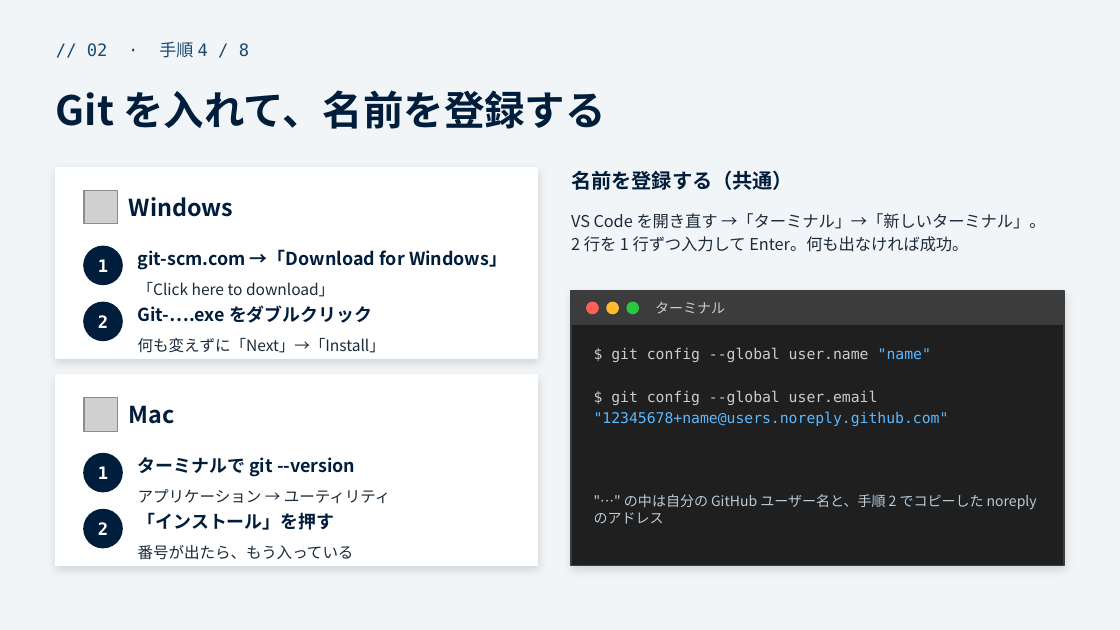
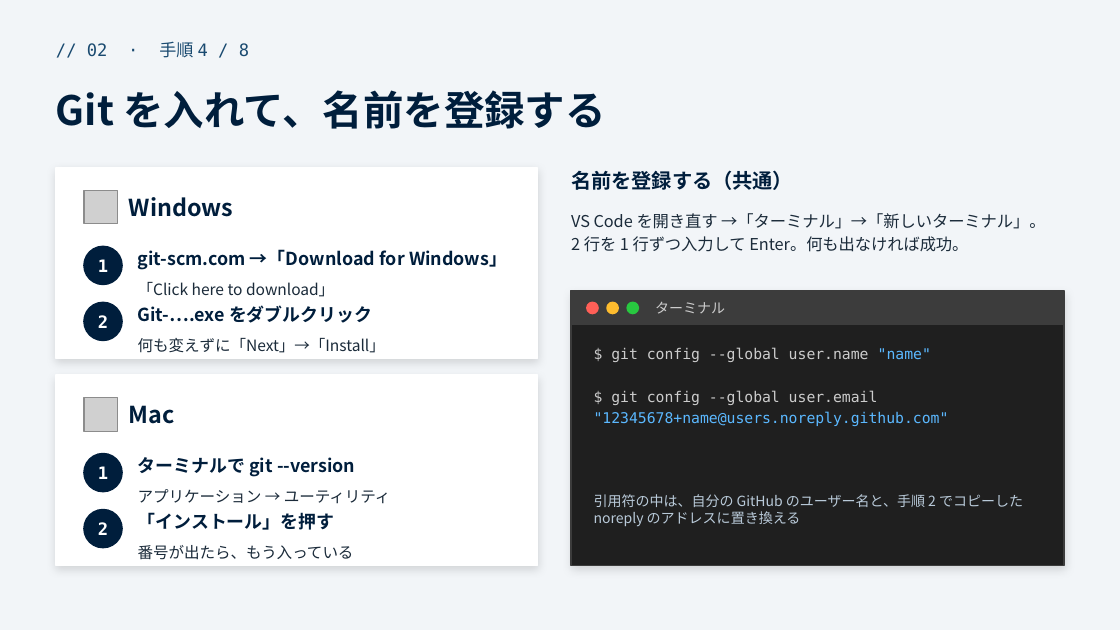
Before and after one commit to funITclub/homepage, a slide deck: slide 7 of docs/WG立ち上げガイド/02_パソコンの準備.pptx. Drawn at 1120x630 pixels with LibreOffice and Linux fonts; fonts in the diff are those of the drawing; grey boxes stand for pictures. Boxes give left, top, right and bottom in pixels: in the first picture for what was removed or moved away, otherwise in the second. Text is boxed around its words. In the diff, an @@ line names an element or a change of style, - is before the commit and + after.

```diff
--- a/docs/WG立ち上げガイド/02_パソコンの準備.pptx
+++ b/docs/WG立ち上げガイド/02_パソコンの準備.pptx
@@ text at box(594, 494, 1023, 527): text changed @@
-"…" の中は自分の GitHub ユーザー名と、手順 2 でコピーした noreply のアドレス
+引用符の中は、自分の GitHub のユーザー名と、手順 2 でコピーした noreply のアドレスに置き換える
```
